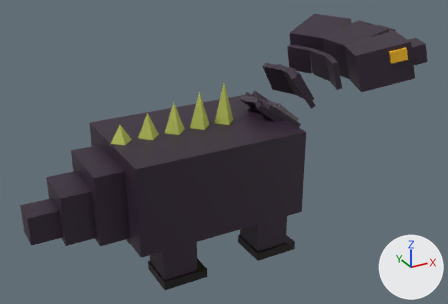
Before and after pictures for a commit that changed the glTF model assets/models/characters/hydra.glb.
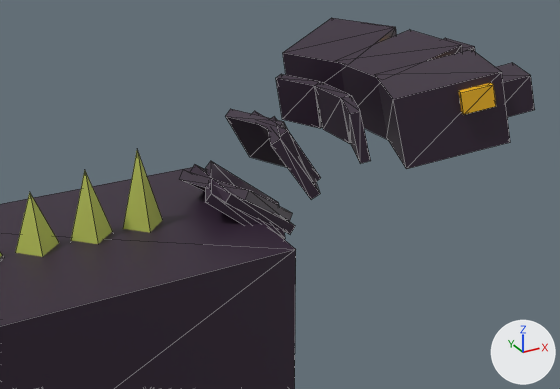
Each version appears first whole from a camera (50 mm lens) standing at (-0.799, -1.636, 1.122) and looking at (0.098, -0.006, 0.306), and next in a close-up from a camera (50 mm lens) standing at (-0.262, -1.134, 0.977) and looking at (0.327, -0.064, 0.441). The axes (+X, +Y, +Z) are drawn at lower right. The lights are the same throughout. The older version's two pictures come first. The close-ups show mesh edges as thin lines.

The scene before the commit, as lines of its bpy script (objects in view):
```python
me_geometry_0 = bpy.data.meshes.new('geometry_0')
me_geometry_0.from_pydata(...)  # 302 vertices, 448 faces; spans x -0.55..0.77, y -0.262..0.262, z 0.0..0.662
me_geometry_0.materials.append(mat_defaultmaterial)
ob_geometry_0 = bpy.data.objects.new('geometry_0', me_geometry_0)
ob_geometry_0.location = (0.0, 0.0, 0.0)
```
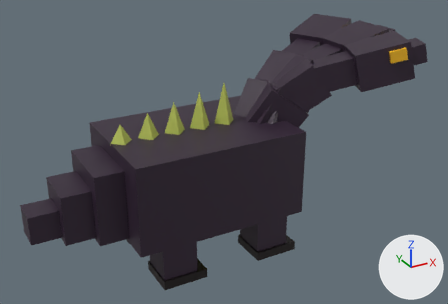
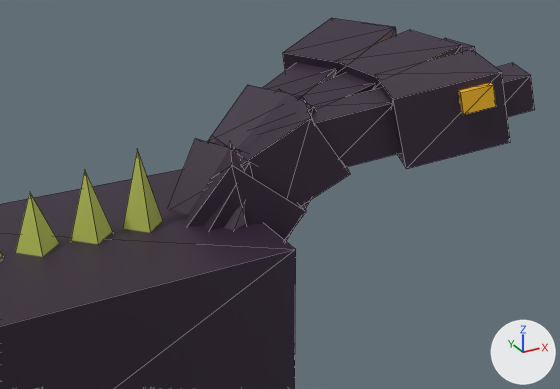
Where the change shows, as pixel boxes [x1, y1, x2, y2] in the close-ups (560 x 389 px; the box of a moved part takes in the faces that stretch with it):
```json
{"part": 1, "of": "me_geometry_0", "change": "moved or reshaped", "before": [180, 74, 371, 240], "after": [168, 63, 400, 241]}
```

Edits to the scene script, one JSON object a line:
```json
{"block": "me_geometry_0", "where": "me_geometry_0.from_pydata(...)  # 302 vertices, 448 faces; spans x -0.55..0.77, y -0.262..0.262, z 0.0..0.662"}
{"block": "me_geometry_0", "where": "# used by ob_geometry_0; location = (0.0, 0.0, 0.0)"}
{"block": "me_geometry_0", "change": "me_geometry_0 part 1: 72 of 302 vertices moved; they spanned x 0.191..0.497, y -0.142..0.142, z 0.366..0.593 and now span x 0.159..0.555, y -0.166..0.166, z 0.317..0.607; mean shift (0.0, 0.0, 0.0); largest move (0.229, 0.075, 0.468) -> (0.264, 0.075, 0.517)"}
```
